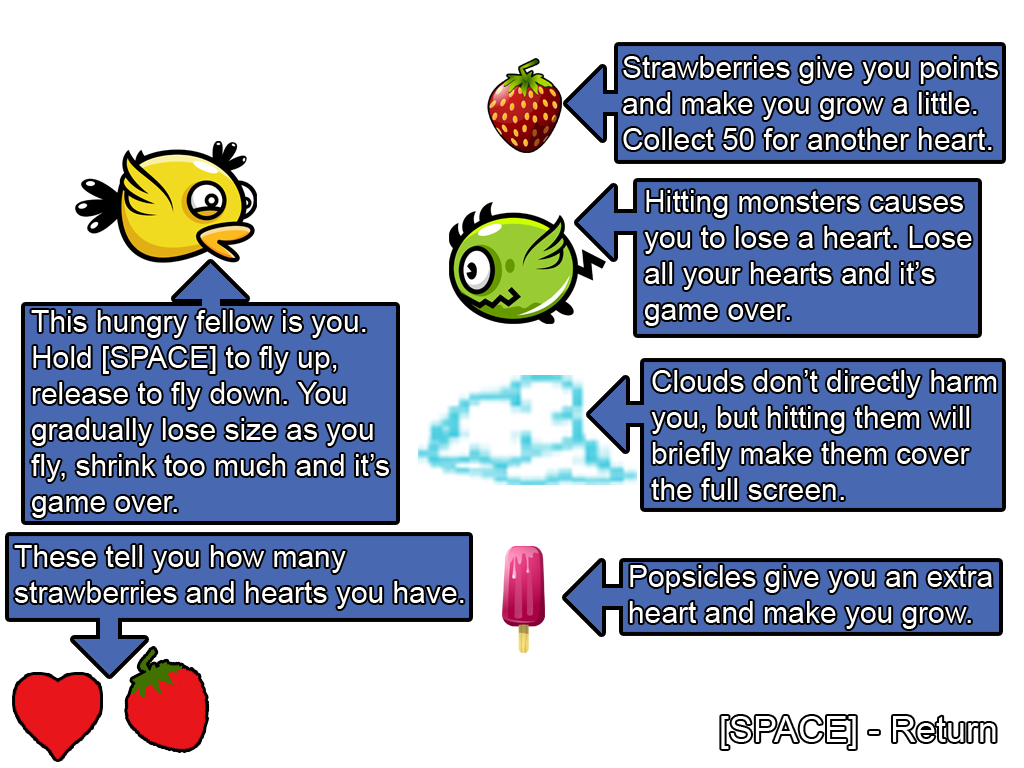
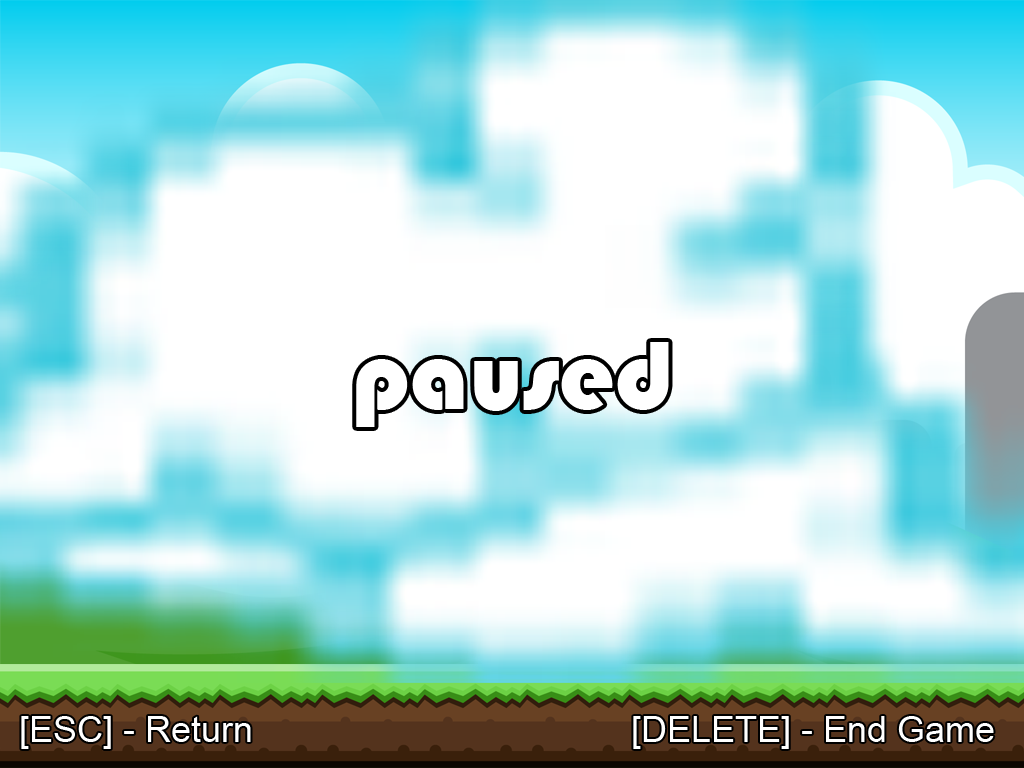
Comparing the layer stacks of the two 1024 × 768 images. Changes:
added layer "[ESC] - Return [DELE" above "[SPACE] - Return" over [21,716,994,749]
hid "[SPACE] - Return" over [721,716,996,749]
added layer "paused" above "Layer 11 copy" over [356,342,669,427]
added layer "Layer 11 copy" above "Layer 4 copy" over [0,0,1024,683]
hid "Layer 4 copy" over [15,675,100,759]
hid group "How to Play" (22 layers) over [9,46,1002,675]
hid "strawberry copy 2" over [127,648,207,751]
showed "Layer 2" over [0,664,1024,768]
showed "Layer 1" over [0,0,1024,768]
